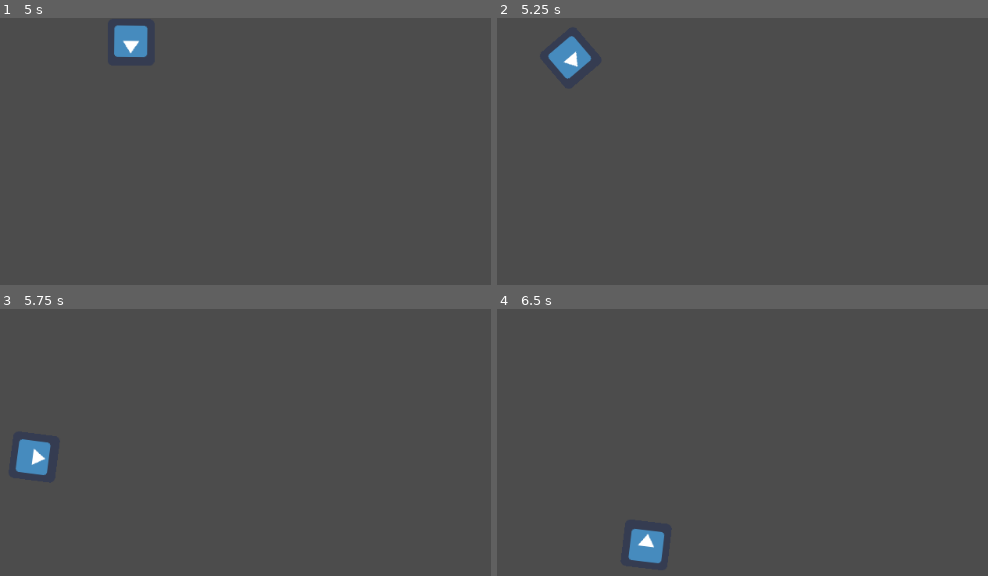
Above: before the commit, frames 1-4 (two rows, left to right).
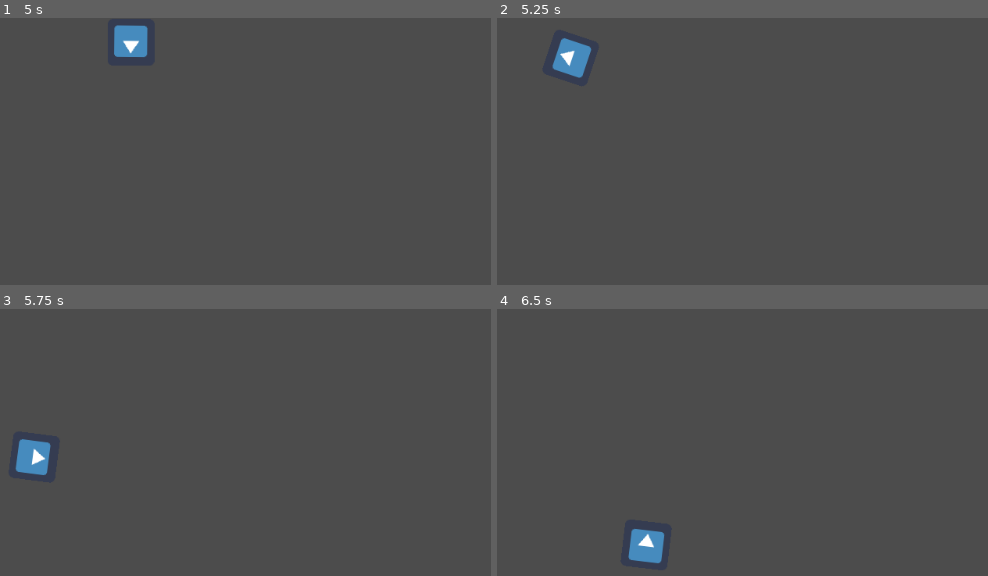
Above: after the commit, the same moments.

Repository: cliftonpalmer/move-it-meato
Game: Godot game, scene res://player.tscn
Two runs of this game, one before a commit and one after it. Both use one fixed random seed, a clock stepped at 60 frames per second and the inputs below. The engine's default icon, where the game draws it, is replaced by a stand-in: a white triangle on a blue panel in a dark square.
Inputs:
- Up to frame 1 (5 s): tap Enter at 0.5 s; hold Right (ui_right) 0.53-1.28 s; hold Down (ui_down) 1.28-2.03 s; hold Right (ui_right) 2.03-2.78 s; hold Up (ui_up) 2.78-3.53 s; hold Left (ui_left) from 3.53 s (still down)
- Up to frame 2 (5.25 s): release Left (ui_left) at 5.03 s; hold Down (ui_down) from 5.03 s (still down)
- Up to frame 3 (5.75 s): keep holding Down (ui_down)
- Up to frame 4 (6.5 s): release Down (ui_down) at 5.78 s; hold Right (ui_right) from 5.78 s (still down)

Frame 1 is identical in both runs. In frame 2, 0.4% of the frame differs, in the area x 10-20%, y 6-23%; in frame 3, less than 0.1%; in frame 4, less than 0.1%.

Commit message:
Added limit to rotation speed

Diff:
--- a/player.gd
+++ b/player.gd
@@ -6,6 +6,7 @@
 const ACCELERATION = 2
 const MASS = 10
 const FRICTION = 0.95
+const MAX_ROTATION = PI / 20
 
 var velocity = Vector2()
 
@@ -33,7 +34,10 @@
 	velocity.y *= FRICTION
 
 	# face the direction I'm moving
-	rotation = velocity.angle()
+	var new_rotation = velocity.angle()
+	if abs(rotation - new_rotation) > MAX_ROTATION:
+		new_rotation = rotation + MAX_ROTATION
+	rotation = new_rotation
 
 	# apply force
 	move_and_slide(velocity)
